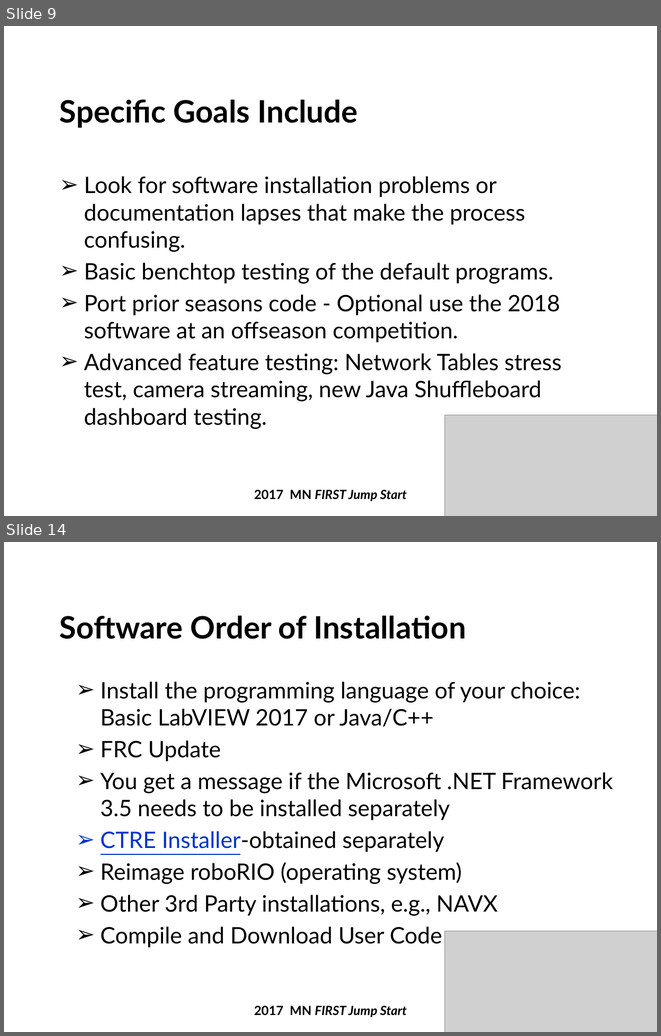
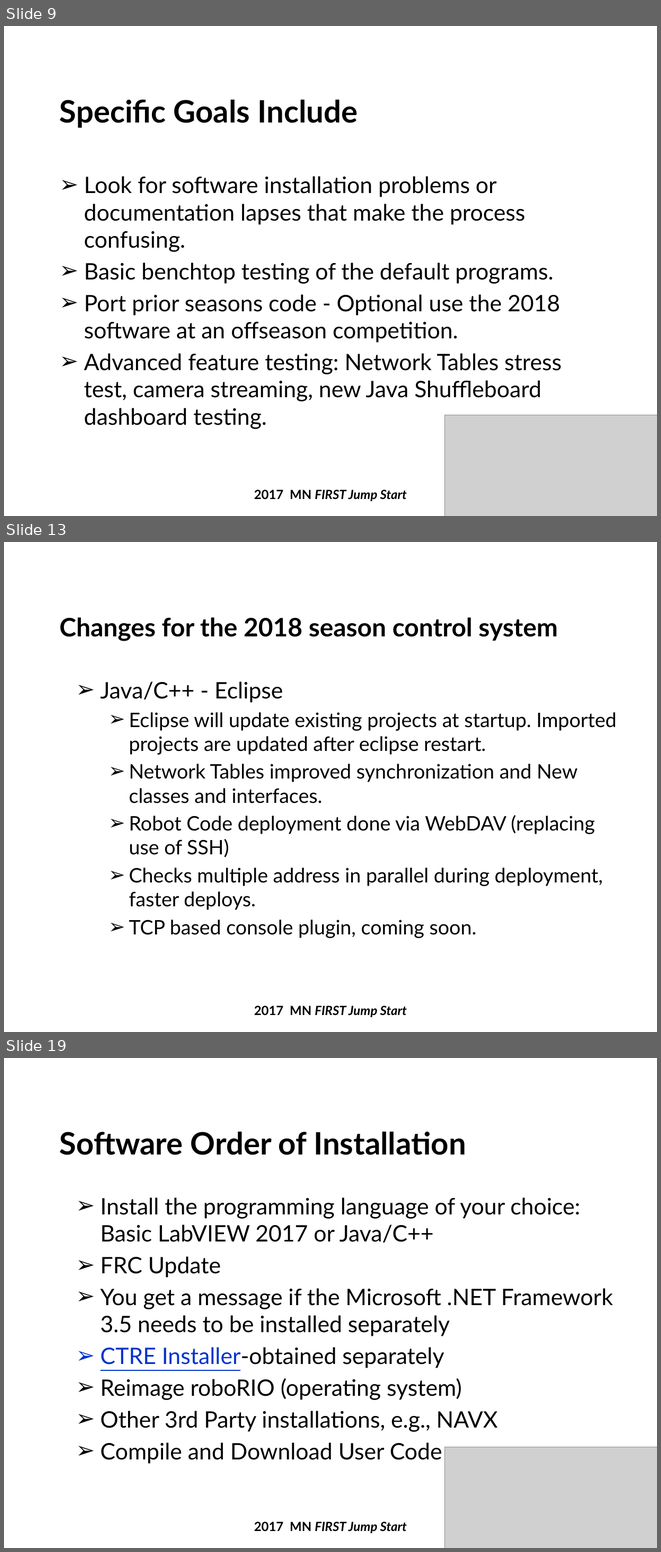
Before and after one commit to firstmncsa/csa_resources, a slide deck: 2018 Beta Testing JumpStart_Rev2.pptx. Shown one above the other, each under a label of ours: slides 9 and 14 before the commit, slides 9, 13 and 19 after it; the slides between them are not shown. The pictures are 661x1036 and 661x1552 pixels, drawn with LibreOffice and Linux fonts; fonts in the diff are those of the drawing; grey boxes stand for pictures; background and template pictures are left out. Boxes give left, top, right and bottom in pixels: in the first picture for what was removed or moved away, otherwise in the second. Text is boxed around its words. In the diff, an @@ line names an element or a change of style, - is before the commit and + after.

```diff
--- a/2018 Beta Testing JumpStart_Rev2.pptx
+++ b/2018 Beta Testing JumpStart_Rev2.pptx
@@ slide 13 added at <box>4,542,657,1032</box>, background #FFFFFF @@
@@ title added at <box>60,617,558,641</box>, 28 pt, text #000000, bold @@
+Changes for the 2018 season control system
@@ text added at <box>100,681,616,938</box>, 22 pt, text #000000 @@
+➢ Java/C++ - Eclipse
+  ➢ Eclipse will update existing projects at startup. Imported projects are updated after eclipse restart.
+  ➢ Network Tables improved synchronization and New classes and interfaces.
+  ➢ Robot Code deployment done via WebDAV (replacing use of SSH)
+  ➢ Checks multiple address in parallel during deployment, faster deploys.
+  ➢ TCP based console plugin, coming soon.
@@ text added at <box>254,1005,407,1017</box>, 14 pt, text #000000, bold, italic @@
+2017 MN FIRST Jump Start
@@ what was slide 14 is now slide 19 @@
```
Also in this commit, not shown: 6 slides changed, 4 other slides added.
